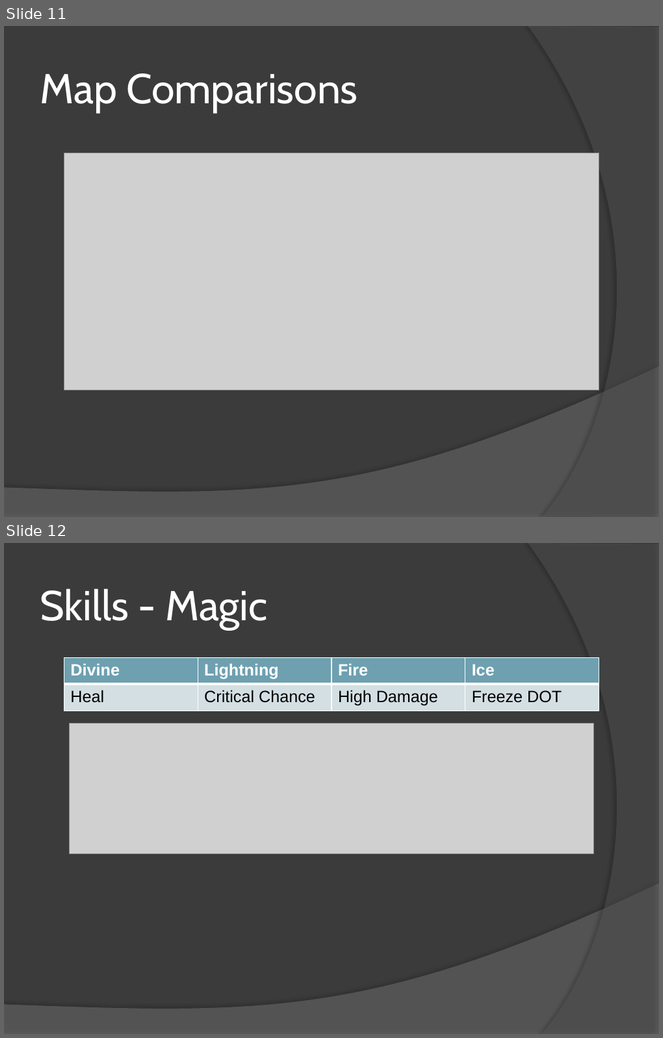
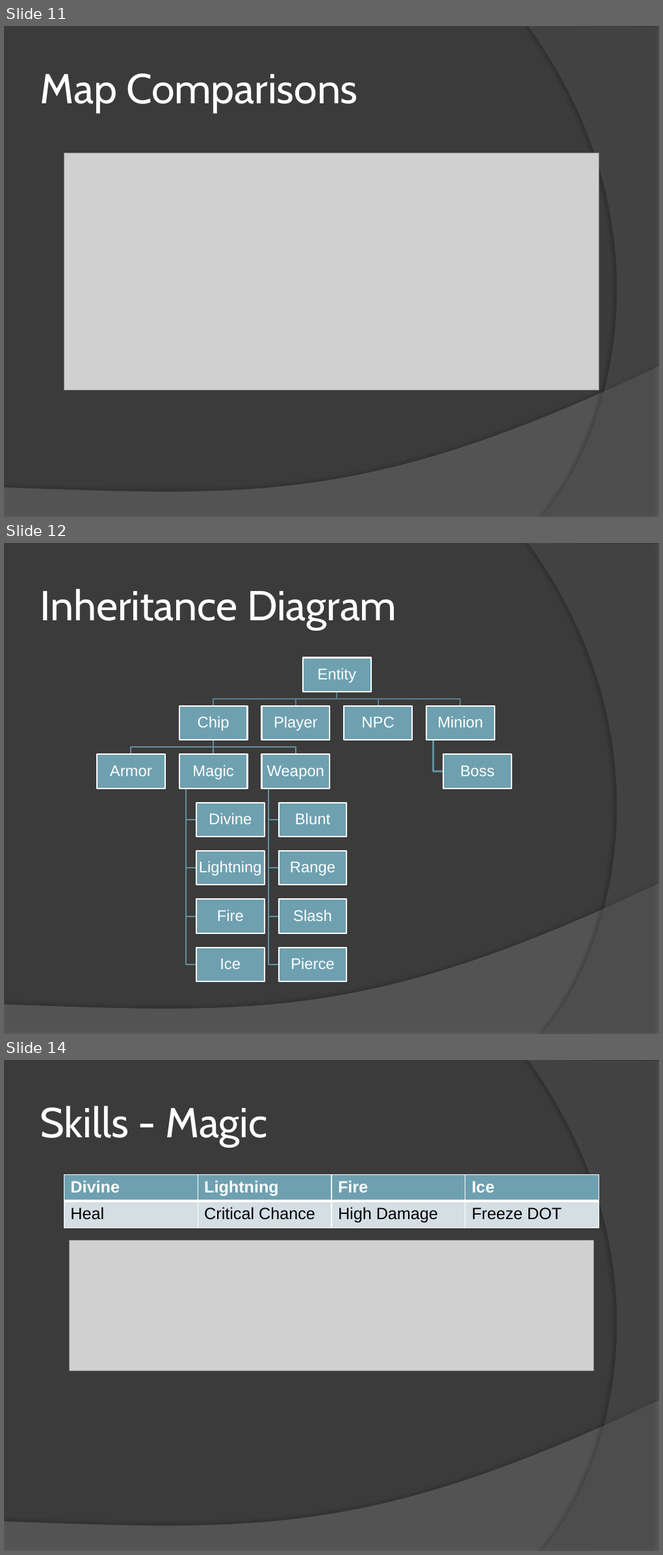
Before and after one commit to mattdude2489/Time-Warrior, a slide deck: Senior Project Files/Time Warrior.pptx. Shown one above the other, each under a label of ours: slides 11 and 12 before the commit, slides 11, 12 and 14 after it; the slides between them are not shown. The pictures are 663x1038 and 663x1555 pixels, drawn with LibreOffice and Linux fonts; fonts in the diff are those of the drawing; grey boxes stand for pictures. Boxes give left, top, right and bottom in pixels: in the first picture for what was removed or moved away, otherwise in the second. Text is boxed around its words. In the diff, an @@ line names an element or a change of style, - is before the commit and + after.

Commit message:
* added tables for uml diagram, controls, stats, & combat system to ppt

```diff
--- a/Senior Project Files/Time Warrior.pptx
+++ b/Senior Project Files/Time Warrior.pptx
@@ slide 12 added at box(4, 543, 659, 1034), background #3B3B3B; not listed: 2 template elements that a slide beside it also shows @@
@@ title added at box(40, 589, 397, 629), 46 pt, text #FFFFFF @@
+Inheritance Diagram
@@ group added at box(97, 657, 512, 982): 17 rectangles, 17 texts, 16 freeform shapes @@
+Entity
+Chip
+Armor
+Magic
+Divine
+Lightning
+Fire
+Ice
+Weapon
+Blunt
+Range
+Slash
+Pierce
+Player
+NPC
+Minion
+Boss
@@ what was slide 12 is now slide 14 @@
```
Also in this commit, not shown: 3 other slides added.
